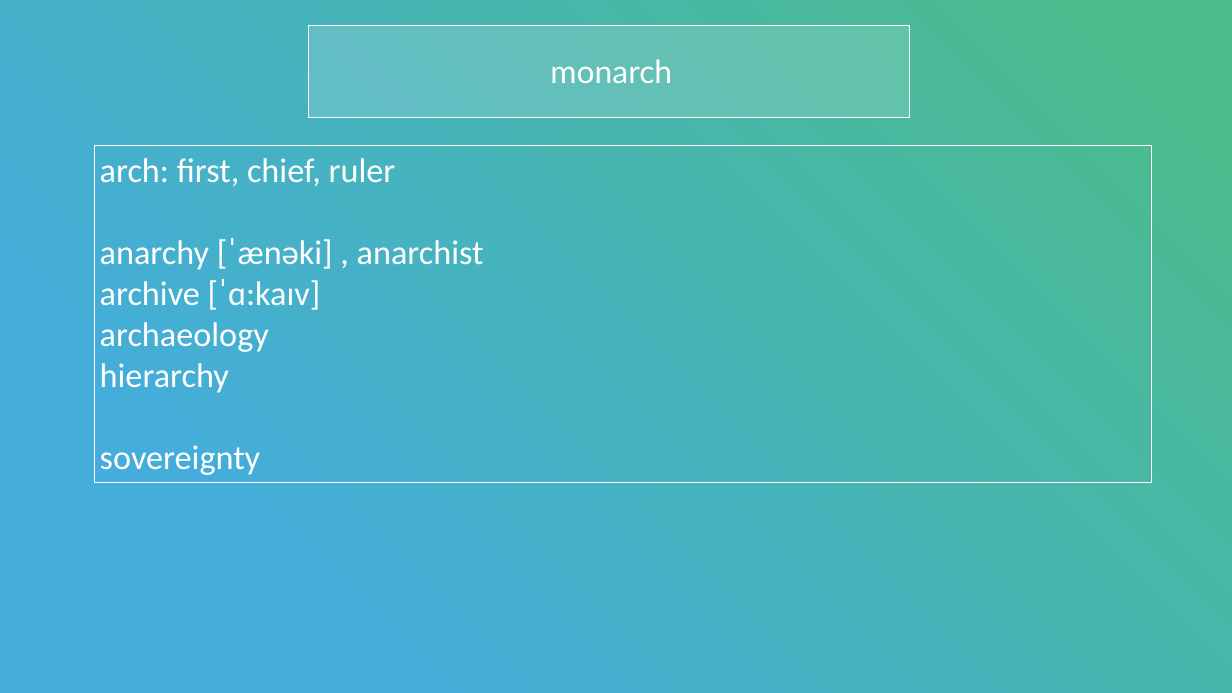
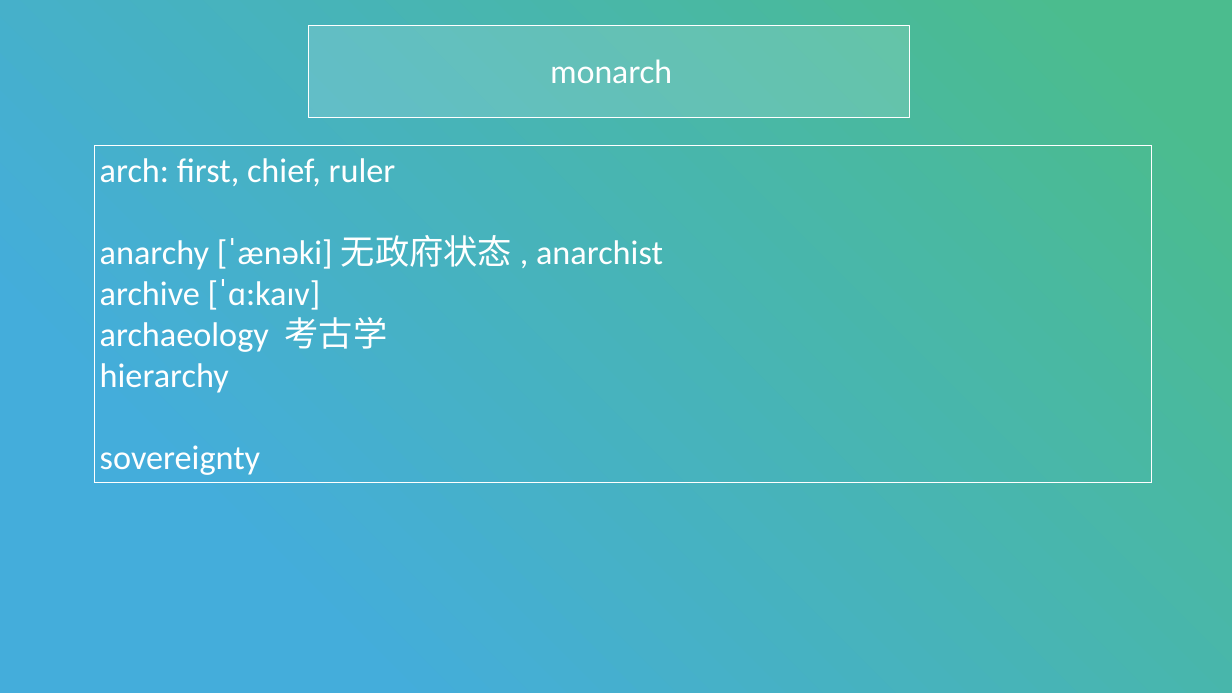
Before and after one commit to LukeLIN-web/toefl, a slide deck: slide 16 of yuedu/托福阅读第三讲-Rhetoric Purpose Questions - 副本.pptx. Drawn at 1232x693 pixels with LibreOffice and Linux fonts; fonts in the diff are those of the drawing. Boxes give left, top, right and bottom in pixels: in the first picture for what was removed or moved away, otherwise in the second. Text is boxed around its words. In the diff, an @@ line names an element or a change of style, - is before the commit and + after.

```diff
--- a/yuedu/托福阅读第三讲-Rhetoric Purpose Questions - 副本.pptx
+++ b/yuedu/托福阅读第三讲-Rhetoric Purpose Questions - 副本.pptx
@@ text in rectangle at [100, 235, 663, 270]: text changed @@
-anarchy [ˈænəki] , anarchist
+anarchy [ˈænəki] 无政府状态 , anarchist
@@ text in rectangle at [100, 317, 388, 352]: text changed @@
-archaeology
+archaeology 考古学
```
Also in this commit, not shown: 3 other slides changed, 9 other files.
